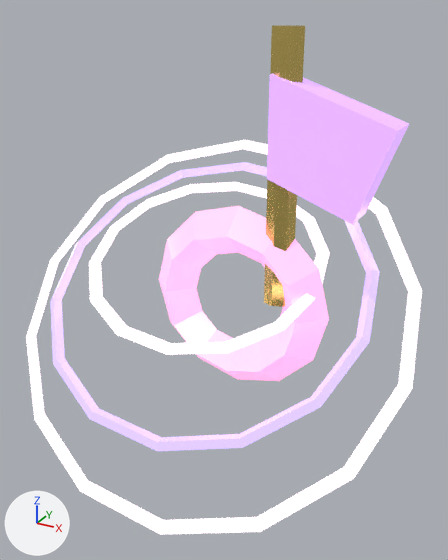
Two versions of the glTF model public/assets/harthmere/glb/projectiles/mocking_verse.glb, one commit apart.
Rendered twice from a 50 mm camera at (0.817, -1.385, 0.617) aimed at (0.043, 0.023, -0.086). Lighting does not change. The marker at lower left points along +X, +Y and +Z. The older version comes first. Where no turn or scale is listed for an object, it has been applied to the vertices. Vertices at exactly the same position are counted once.

Names of what the first picture shows: 'NoteFlag', 'NoteHead', 'NoteStem', 'SoundWave_0', 'SoundWave_1', 'SoundWave_2'.
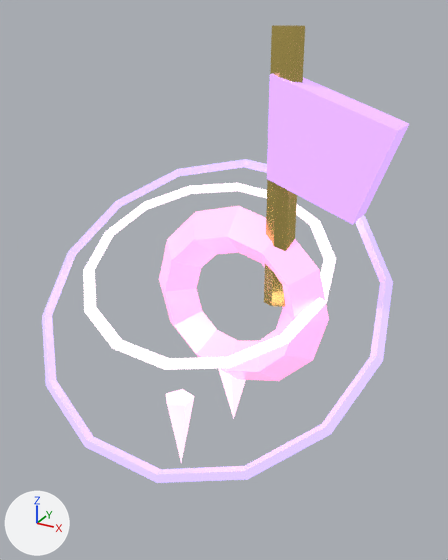
What differs and where, as boxes (x1, y1, x2, y2) in the pictures (448 x 560 px):
'SoundWave_1', reshaped, moved, turned: before (50, 162, 380, 451); after (42, 159, 393, 483)
'SoundWave_2', deleted: before (26, 140, 422, 535)
'SoundWave_0', reshaped, moved, turned: before (89, 182, 330, 355); after (83, 183, 336, 370)
'VerseWake_1', added: after (166, 389, 194, 462)
'VerseWake_0', added: after (219, 369, 246, 419)

Edits to the bpy script that builds the scene:
```text
Add mat_premium_projectile_rose:
    mat_premium_projectile_rose = principled_material('premium-projectile-rose')
    mat_premium_projectile_rose.base_color = (1.0, 0.529, 0.741)  # pink #ffc0df
    mat_premium_projectile_rose.metallic = 0.1
    mat_premium_projectile_rose.roughness = 0.18
    mat_premium_projectile_rose.emission_color = (1.0, 0.529, 0.741)  # pink #ffc0df
    mat_premium_projectile_rose.emission_strength = 1.4
Change me_torus_036:
    used by ob_soundwave_0; parent = ob_projectileroot_mocking_verse; location = (0.0, 0.0, -0.02); rotation_euler = (0.4, 0.1, 0.0), in degrees (23, 5.7, 0)
    remove me_torus_036.from_pydata(...)  # 56 vertices, 112 faces; spans x -0.338..0.338, y -0.33..0.33, z -0.018..0.018
    add me_torus_036.from_pydata(...)  # 56 vertices, 112 faces; spans x -0.357..0.357, y -0.348..0.348, z -0.017..0.017
    me_torus_036 part 1: 56 of 56 vertices moved; they spanned x -0.338..0.338, y -0.33..0.33, z -0.018..0.018 and now span x -0.357..0.357, y -0.348..0.348, z -0.017..0.017; mean shift (0.0, 0.0, 0.0)
Change me_torus_037:
    used by ob_soundwave_1; parent = ob_projectileroot_mocking_verse; location = (0.0, 0.0, -0.11); rotation_euler = (0.6, 0.1, 0.0), in degrees (34, 5.7, 0)
    remove me_torus_037.from_pydata(...)  # 56 vertices, 112 faces; spans x -0.478..0.478, y -0.466..0.466, z -0.018..0.018
    add me_torus_037.from_pydata(...)  # 56 vertices, 112 faces; spans x -0.517..0.517, y -0.504..0.504, z -0.017..0.017
    me_torus_037 part 2: 56 of 56 vertices moved; they spanned x -0.478..0.478, y -0.466..0.466, z -0.018..0.018 and now span x -0.517..0.517, y -0.504..0.504, z -0.017..0.017; mean shift (0.0, 0.0, 0.0)
Add me_cone_036:
    me_cone_036.from_pydata(...)  # a 5-sided cone pointing to -z spanning x -0.048..0.04, y -0.047..0.045, z -0.129..0.129
    me_cone_036.materials.append(mat_premium_projectile_rose)  # pink #ffc0df, glowing pink #ffc0df
Add me_cone_035:
    me_cone_035.from_pydata([(0.02, -0.054, 0.112), (0.057, 0.002, 0.112), (0.016, 0.055, 0.113), (-0.047, 0.032, 0.112), (-0.045, -0.035, 0.112), (0.0, 0.0, -0.112)], [], [(0, 5, 1), (1, 5, 2), (2, 5, 3), (4, 0, 1), (1, 2, 3), (1, 3, 4), (3, 5, 4), (4, 5, 0)])
    me_cone_035.materials.append(mat_premium_projectile_rose)  # pink #ffc0df, glowing pink #ffc0df
Change ob_soundwave_0:
    ob_soundwave_0.location: (0.0, 0.0, -0.02) -> (0.0, 0.0, -0.04)
    ob_soundwave_0.rotation_euler: (0.4, 0.1, 0.0) -> (0.42, 0.1, 0.0)  # degrees (23, 5.7, 0) -> degrees (24, 5.7, 0)
Change ob_soundwave_1:
    ob_soundwave_1.location: (0.0, 0.0, -0.11) -> (0.0, 0.0, -0.15)
    ob_soundwave_1.rotation_euler: (0.6, 0.1, 0.0) -> (0.66, 0.1, 0.0)  # degrees (34, 5.7, 0) -> degrees (38, 5.7, 0)
Remove ob_soundwave_2:
    ob_soundwave_2 = bpy.data.objects.new('SoundWave_2', me_torus_038)
    ob_soundwave_2.location = (0.0, 0.0, -0.2)
Add ob_versewake_1:
    ob_versewake_1 = bpy.data.objects.new('VerseWake_1', me_cone_036)
    ob_versewake_1.location = (-0.087, -0.032, -0.62)
Add ob_versewake_0:
    ob_versewake_0 = bpy.data.objects.new('VerseWake_0', me_cone_035)
    ob_versewake_0.location = (0.074, 0.027, -0.44)
```
